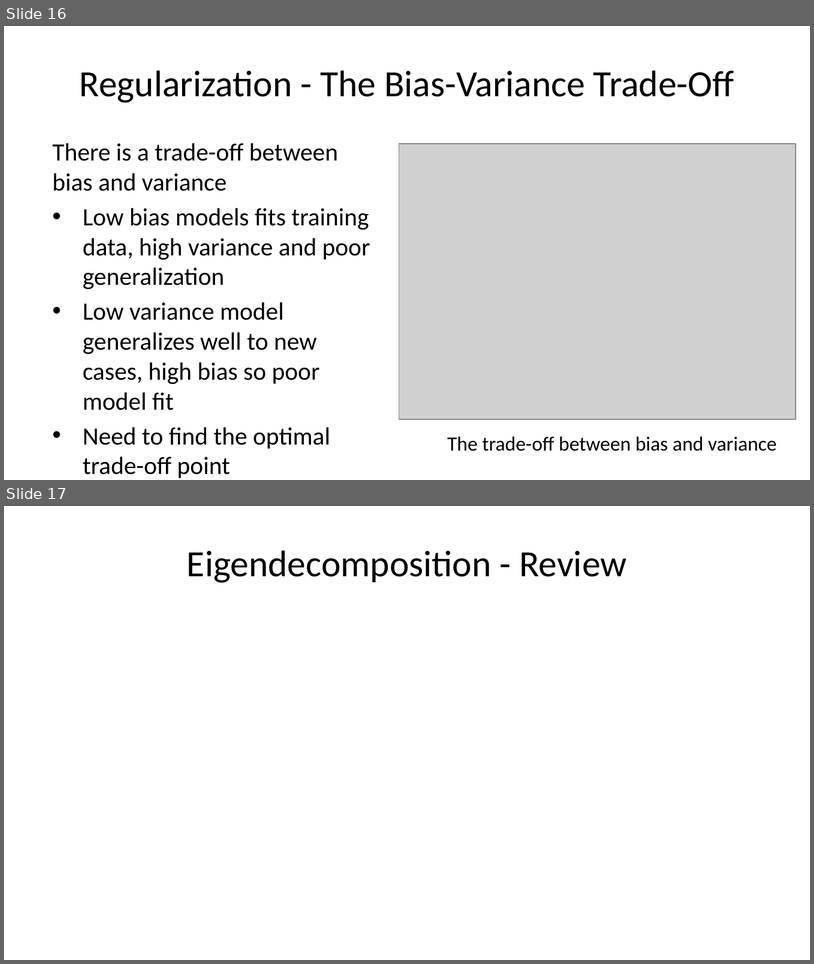
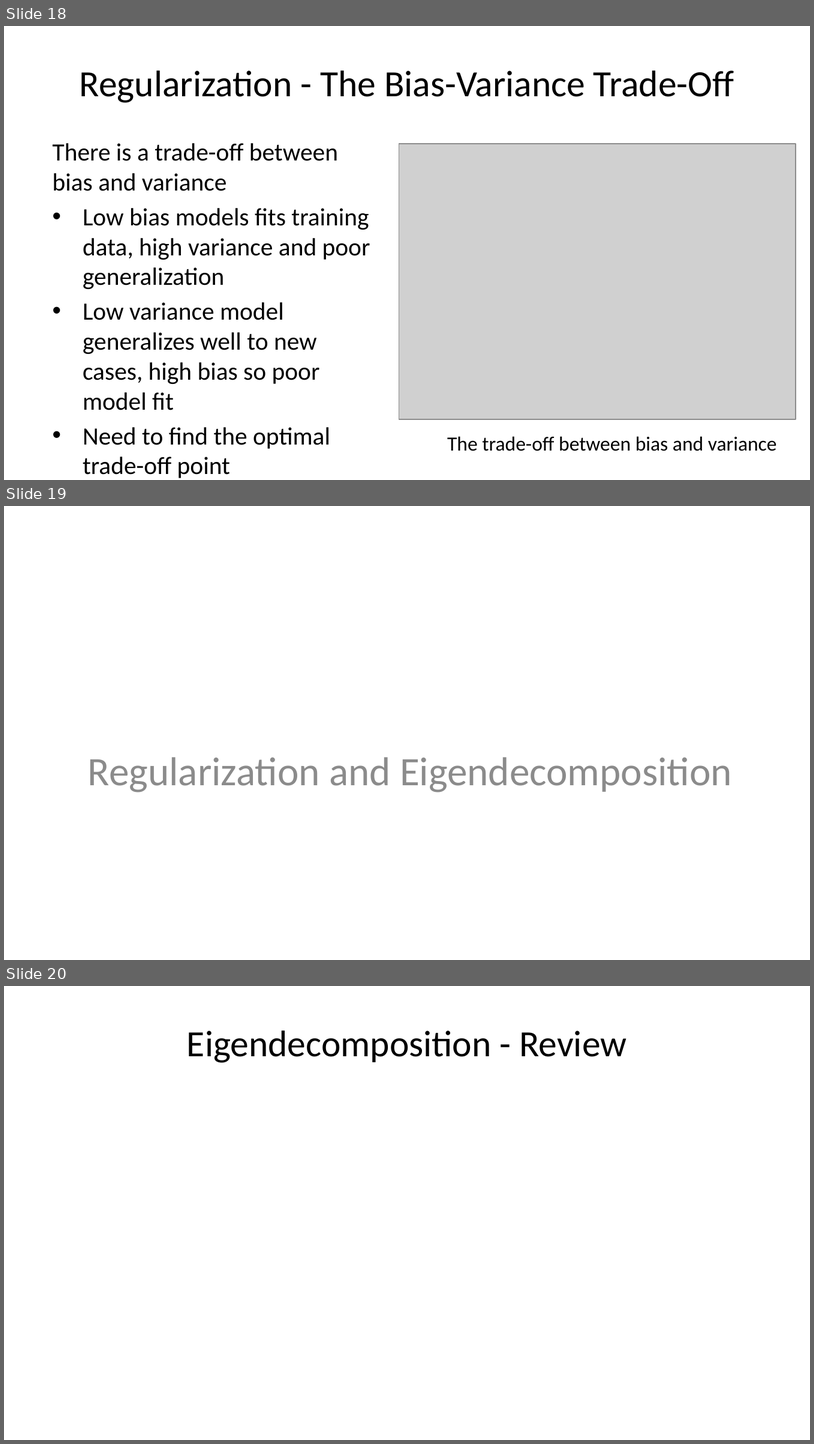
Before and after one commit to StephenElston/CSCI-E-83, a slide deck: LectureSlides/10a_ModelsInHighDimensions.pptx. Shown one above the other, each under a label of ours: slides 16 and 17 before the commit, slides 18, 19 and 20 after it. The pictures are 814x964 and 814x1444 pixels, drawn with LibreOffice and Linux fonts; fonts in the diff are those of the drawing; grey boxes stand for pictures. Boxes give left, top, right and bottom in pixels: in the first picture for what was removed or moved away, otherwise in the second. Text is boxed around its words. In the diff, an @@ line names an element or a change of style, - is before the commit and + after.

```diff
--- a/LectureSlides/10a_ModelsInHighDimensions.pptx
+++ b/LectureSlides/10a_ModelsInHighDimensions.pptx
@@ slide 19 added at (4,506,810,960), background #FFFFFF @@
@@ text added at (88,757,732,792), 36 pt, text #8C8C8C @@
+Regularization and Eigendecomposition
@@ what was slide 16 is now slide 18 @@
@@ what was slide 17 is now slide 20 @@
```
Also in this commit, not shown: 5 slides changed, 9 other slides added, 1 slide removed.
